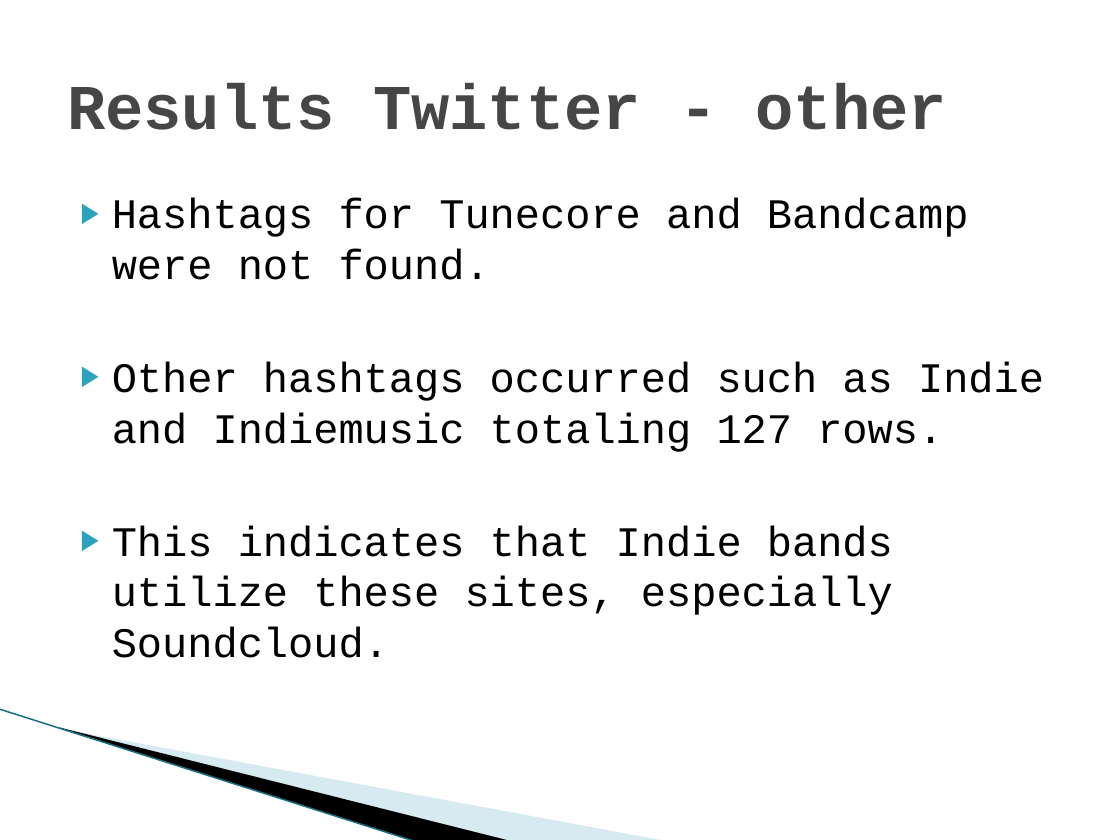
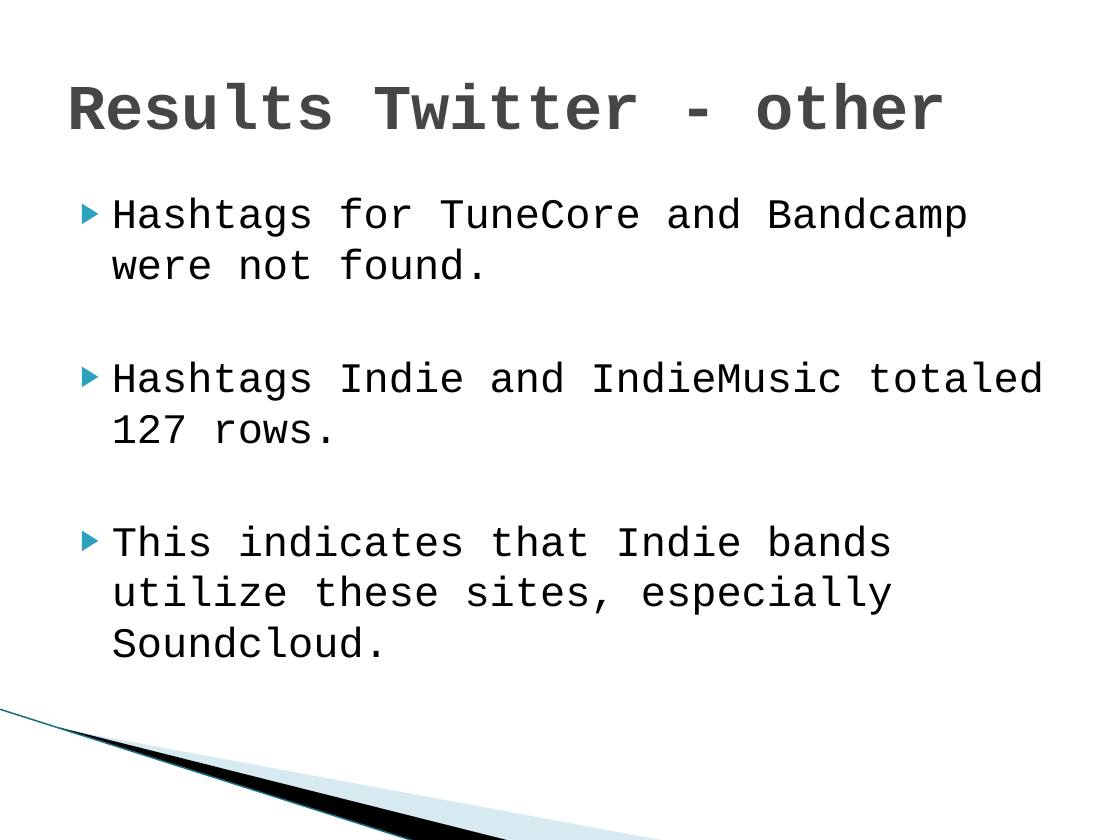
Before and after one commit to dmrod01/musicdistrotrends, a slide deck: slide 18 of Rodriguez_M_Final_Presentation.pptx (slide 16 before the commit). Drawn at 1120x840 pixels with LibreOffice and Linux fonts; fonts in the diff are those of the drawing; background and template pictures are left out. Boxes give left, top, right and bottom in pixels: in the first picture for what was removed or moved away, otherwise in the second. Text is boxed around its words. In the diff, an @@ line names an element or a change of style, - is before the commit and + after.

```diff
--- a/Rodriguez_M_Final_Presentation.pptx
+++ b/Rodriguez_M_Final_Presentation.pptx
@@ text at (112,198,1044,444): text changed @@
-▶ Hashtags for Tunecore and Bandcamp were not found.
-▶ Other hashtags occurred such as Indie and Indiemusic totaling 127 rows.
+▶ Hashtags for TuneCore and Bandcamp were not found.
+▶ Hashtags Indie and IndieMusic totaled 127 rows.
```
Also in this commit, not shown: 8 other slides changed, 2 slides added.
